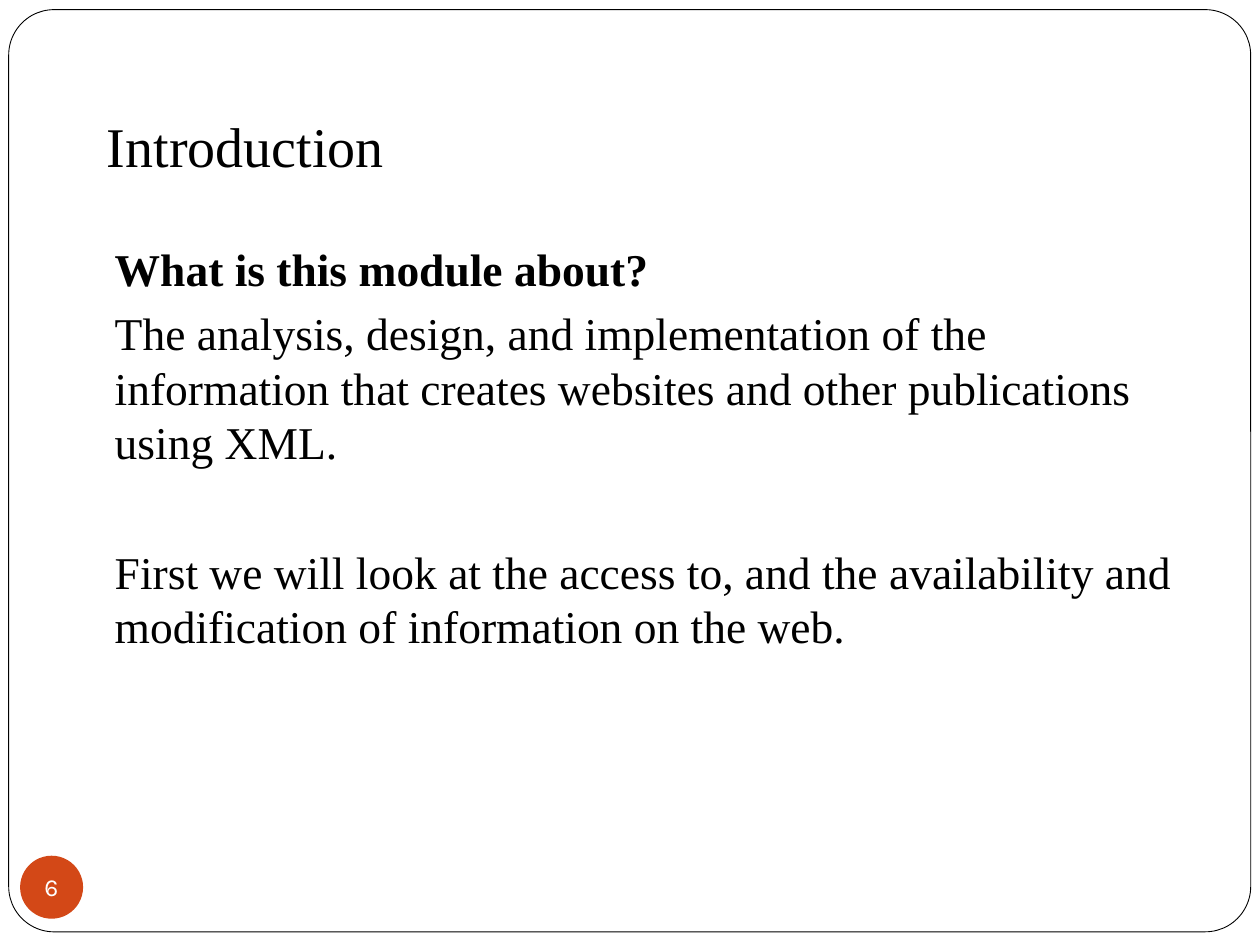
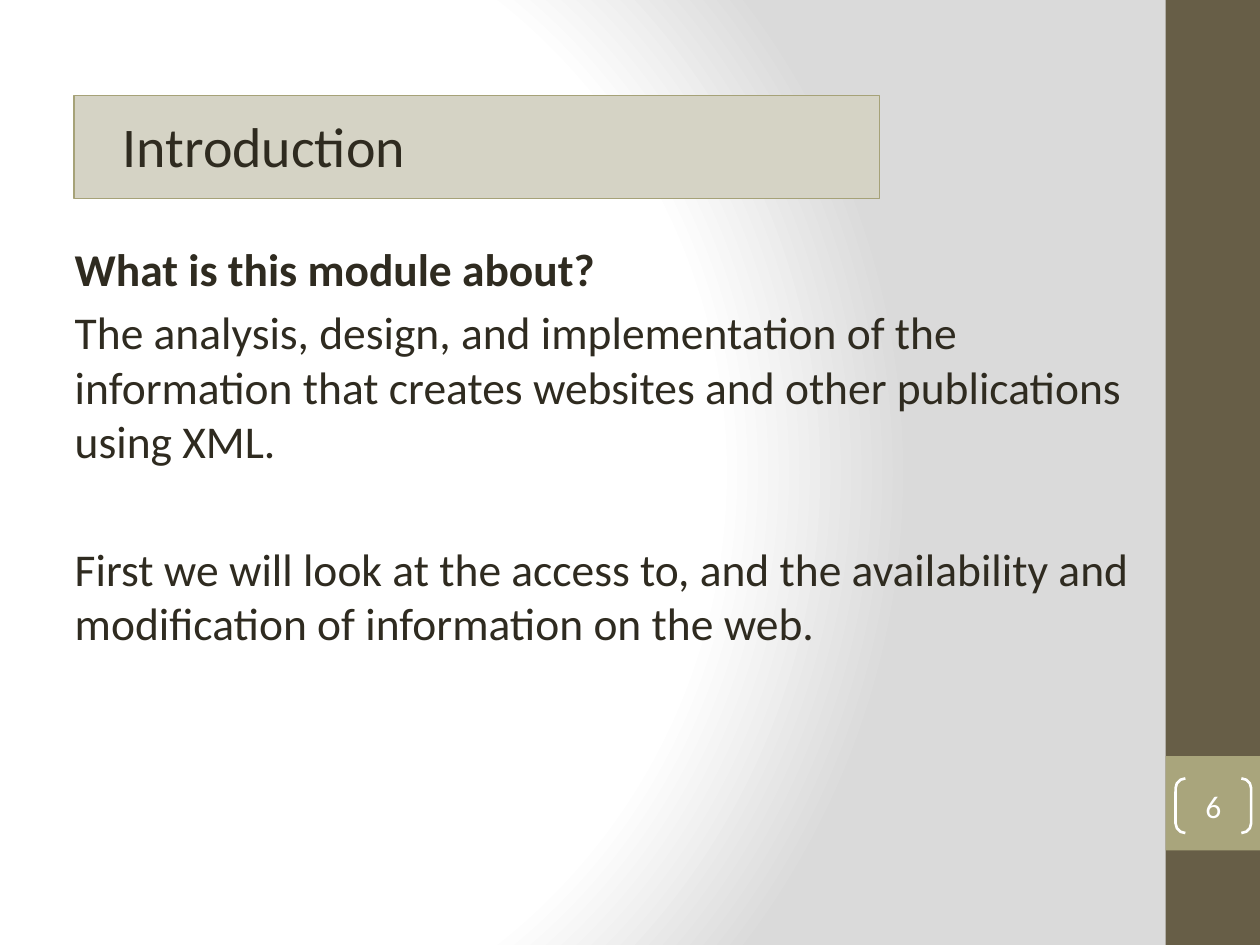
Before and after one commit to MetaInformation/MetaInformation.github.io, a slide deck: slide 6 of topic01/talk-1/1_introduction.pptx. Drawn at 1260x945 pixels with LibreOffice and Linux fonts; fonts in the diff are those of the drawing; background and template pictures are left out. Boxes give left, top, right and bottom in pixels: in the first picture for what was removed or moved away, otherwise in the second. Text is boxed around its words. In the diff, an @@ line names an element or a change of style, - is before the commit and + after.

```diff
--- a/topic01/talk-1/1_introduction.pptx
+++ b/topic01/talk-1/1_introduction.pptx
@@ background #FFFFFF to gradient #FFFFFF to #DADADA @@
@@ rounded rectangle removed at (x1=9, y1=10, x2=1251, y2=932) @@
@@ rectangle added at (x1=1166, y1=0, x2=1260, y2=945), fill #675E47 @@
@@ rectangle added at (x1=74, y1=96, x2=879, y2=199), fill #D5D4C5, outline #A6A278 1 pt @@
@@ text "Introduction" at (x1=123, y1=128, x2=405, y2=168): font Times New Roman to Calibri, text colour #000000 to #2F2B20; indent changed @@
@@ text "What is this module about?" at (x1=75, y1=254, x2=1128, y2=641): font Times New Roman to Calibri, text colour #000000 to #2F2B20; indent changed @@
@@ text "What is this module about?" moved from (x1=115, y1=254, x2=1171, y2=644) to (x1=75, y1=254, x2=1128, y2=641) @@
@@ rectangle added at (x1=1166, y1=756, x2=1260, y2=850), fill #A9A57C @@
@@ page number resized from (x1=20, y1=856, x2=83, y2=919) to (x1=1176, y1=779, x2=1251, y2=833) @@
@@ page number at (x1=1176, y1=779, x2=1251, y2=833): size 14 to 18 pt, font Karla to Calibri; fill #D34817 to none; outline none to #FFFFFF 1.5 pt @@
```
Also in this commit, not shown: 36 other slides changed, 2 slides added, 3 slides removed, 1 other file.
